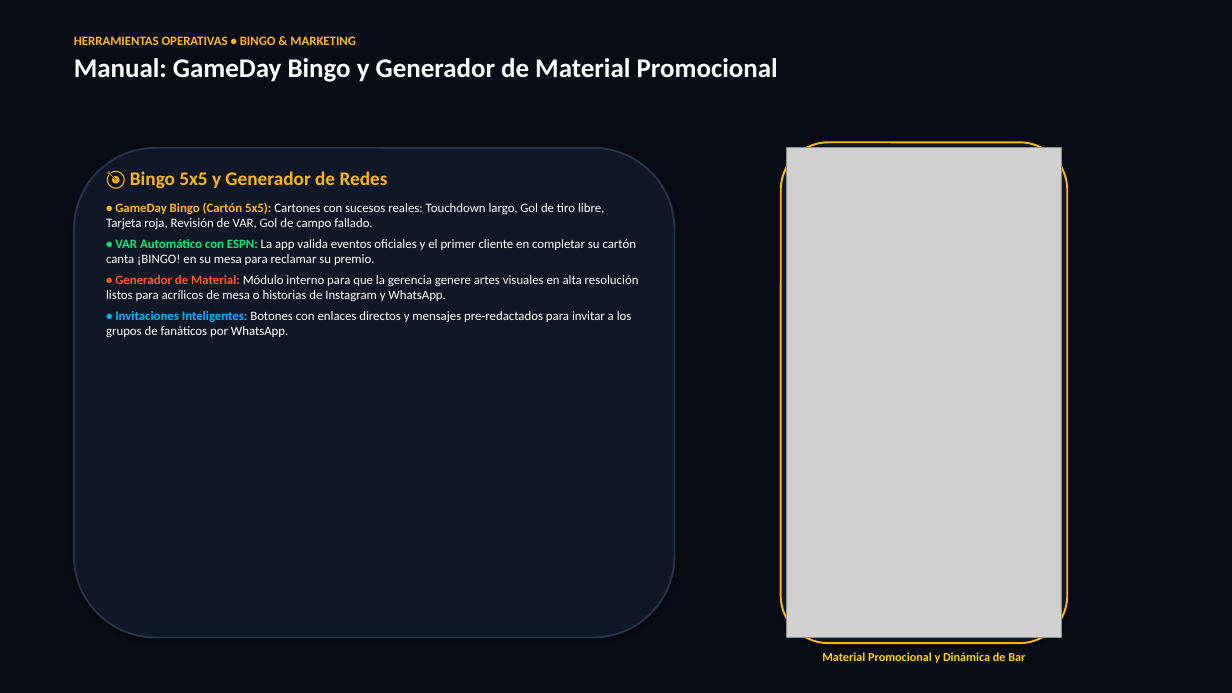
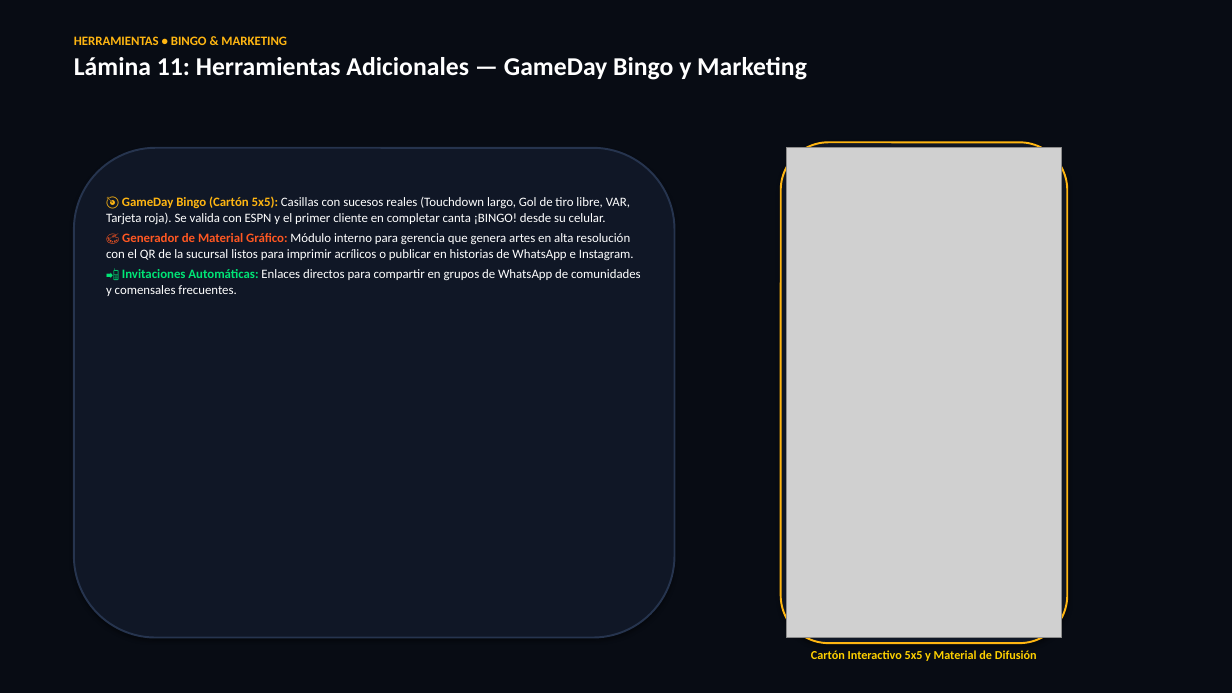
Before and after one commit to chefalbertomc/NFL-grids-, a slide deck: slide 11 of Drinks_and_Wins_Presentacion_Ejecutiva.pptx (slide 18 before the commit). Drawn at 1232x693 pixels with LibreOffice and Linux fonts; fonts in the diff are those of the drawing; grey boxes stand for pictures. Boxes give left, top, right and bottom in pixels: in the first picture for what was removed or moved away, otherwise in the second. Text is boxed around its words. In the diff, an @@ line names an element or a change of style, - is before the commit and + after.

```diff
--- a/Drinks_and_Wins_Presentacion_Ejecutiva.pptx
+++ b/Drinks_and_Wins_Presentacion_Ejecutiva.pptx
@@ text at box(74, 36, 807, 80): text changed; size 21 to 20 pt @@
-HERRAMIENTAS OPERATIVAS • BINGO & MARKETING
-Manual: GameDay Bingo y Generador de Material Promocional
+HERRAMIENTAS • BINGO & MARKETING
+Lámina 11: Herramientas Adicionales — GameDay Bingo y Marketing
@@ text at box(106, 196, 641, 296): text changed @@
-🎯 Bingo 5x5 y Generador de Redes
-• GameDay Bingo (Cartón 5x5): Cartones con sucesos reales: Touchdown largo, Gol de tiro libre, Tarjeta roja, Revisión de VAR, Gol de campo fallado.
-• VAR Automático con ESPN: La app valida eventos oficiales y el primer cliente en completar su cartón canta ¡BINGO! en su mesa para reclamar su premio.
-• Generador de Material: Módulo interno para que la gerencia genere artes visuales en alta resolución listos para acrílicos de mesa o historias de Instagram y WhatsApp.
-• Invitaciones Inteligentes: Botones con enlaces directos y mensajes pre-redactados para invitar a los grupos de fanáticos por WhatsApp.
+🎯 GameDay Bingo (Cartón 5x5): Casillas con sucesos reales (Touchdown largo, Gol de tiro libre, VAR, Tarjeta roja). Se valida con ESPN y el primer cliente en completar canta ¡BINGO! desde su celular.
+🎨 Generador de Material Gráfico: Módulo interno para gerencia que genera artes en alta resolución con el QR de la sucursal listos para imprimir acrílicos o publicar en historias de WhatsApp e Instagram.
+📲 Invitaciones Automáticas: Enlaces directos para compartir en grupos de WhatsApp de comunidades y comensales frecuentes.
@@ text at box(811, 650, 1037, 661): text changed @@
-Material Promocional y Dinámica de Bar
+Cartón Interactivo 5x5 y Material de Difusión
```
Also in this commit, not shown: 13 other slides changed, 1 slide added, 9 slides removed, 1 other file.
